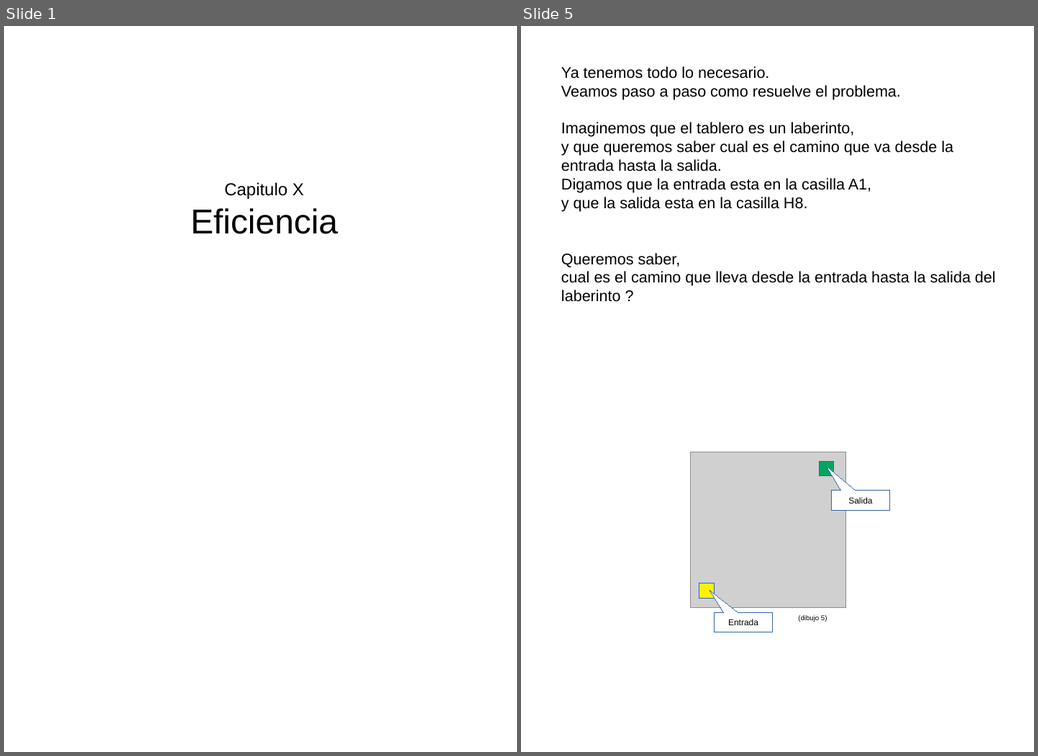
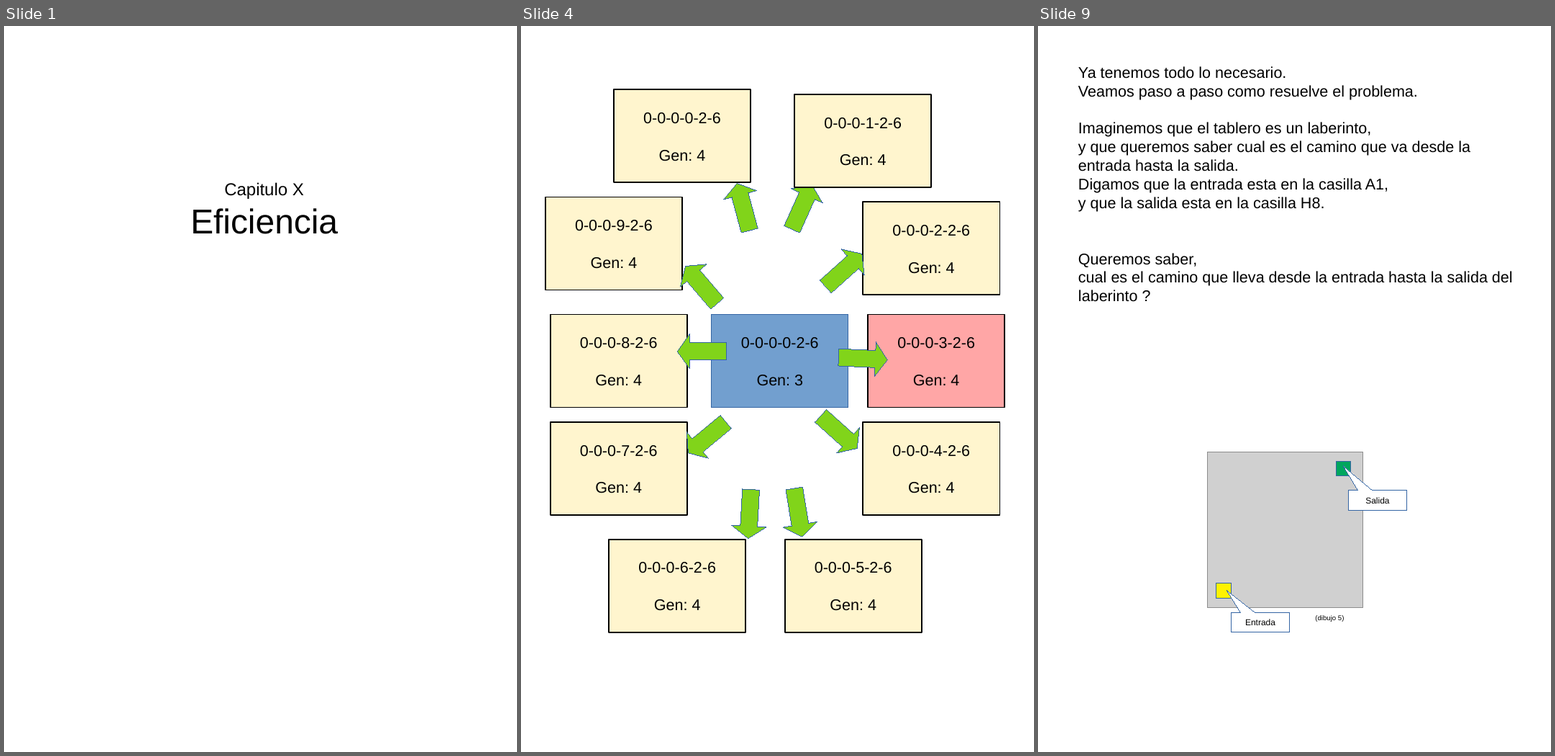
Before and after one commit to fabhrius/La-Cosa, a slide deck: capitulos/Otros ejemplos de resolucion de problemas/combinacion eficiencia.odp. Shown side by side, each under a label of ours: slides 1 and 5 before the commit, slides 1, 4 and 9 after it; the slides between them are not shown. The pictures are 1038x756 and 1555x756 pixels, drawn with LibreOffice and Linux fonts; fonts in the diff are those of the drawing; grey boxes stand for pictures. Boxes give left, top, right and bottom in pixels: in the first picture for what was removed or moved away, otherwise in the second. Text is boxed around its words. In the diff, an @@ line names an element or a change of style, - is before the commit and + after.

```diff
--- a/capitulos/Otros ejemplos de resolucion de problemas/combinacion eficiencia.odp
+++ b/capitulos/Otros ejemplos de resolucion de problemas/combinacion eficiencia.odp
@@ slide 4 added at (x1=521, y1=26, x2=1034, y2=752), background #FFFFFF @@
@@ rectangle added at (x1=614, y1=89, x2=751, y2=182), fill #FFF5CE, outline #000000 1.5 pt, 18 pt, text #000000 @@
+0-0-0-0-2-6
+Gen: 4
@@ rectangle added at (x1=795, y1=94, x2=931, y2=187), fill #FFF5CE, outline #000000 1.5 pt, 18 pt, text #000000 @@
+0-0-0-1-2-6
+Gen: 4
@@ rectangle added at (x1=545, y1=197, x2=682, y2=290), fill #FFF5CE, outline #000000 1.5 pt, 18 pt, text #000000 @@
+0-0-0-9-2-6
+Gen: 4
@@ up arrow added at (x1=720, y1=179, x2=767, y2=235), fill #81D41A, outline #3465A4 0 pt @@
@@ up arrow added at (x1=777, y1=178, x2=828, y2=236), fill #81D41A, outline #3465A4 0 pt @@
@@ rectangle added at (x1=863, y1=202, x2=1000, y2=295), fill #FFF5CE, outline #000000 1.5 pt, 18 pt, text #000000 @@
+0-0-0-2-2-6
+Gen: 4
@@ up arrow added at (x1=815, y1=241, x2=874, y2=300), fill #81D41A, outline #3465A4 0 pt @@
@@ up arrow added at (x1=672, y1=255, x2=731, y2=314), fill #81D41A, outline #3465A4 0 pt @@
@@ rectangle added at (x1=551, y1=315, x2=687, y2=408), fill #FFF5CE, outline #000000 1.5 pt, 18 pt, text #000000 @@
+0-0-0-8-2-6
+Gen: 4
@@ rectangle added at (x1=712, y1=315, x2=848, y2=408), fill #729FCF, outline #3465A4 0 pt, 18 pt, text #000000 @@
+0-0-0-0-2-6
+Gen: 3
@@ rectangle added at (x1=868, y1=315, x2=1005, y2=408), fill #FFA6A6, outline #000000 1.5 pt, 18 pt, text #000000 @@
+0-0-0-3-2-6
+Gen: 4
@@ up arrow added at (x1=677, y1=333, x2=726, y2=368), fill #81D41A, outline #3465A4 0 pt @@
@@ up arrow added at (x1=838, y1=340, x2=889, y2=377), fill #81D41A, outline #3465A4 0 pt @@
@@ up arrow added at (x1=677, y1=408, x2=737, y2=466), fill #81D41A, outline #3465A4 0 pt @@
@@ up arrow added at (x1=810, y1=403, x2=869, y2=462), fill #81D41A, outline #3465A4 0 pt @@
@@ rectangle added at (x1=551, y1=422, x2=687, y2=515), fill #FFF5CE, outline #000000 1.5 pt, 18 pt, text #000000 @@
+0-0-0-7-2-6
+Gen: 4
@@ rectangle added at (x1=863, y1=422, x2=1000, y2=515), fill #FFF5CE, outline #000000 1.5 pt, 18 pt, text #000000 @@
+0-0-0-4-2-6
+Gen: 4
@@ up arrow added at (x1=731, y1=489, x2=768, y2=539), fill #81D41A, outline #3465A4 0 pt @@
@@ up arrow added at (x1=777, y1=485, x2=819, y2=539), fill #81D41A, outline #3465A4 0 pt @@
@@ rectangle added at (x1=609, y1=539, x2=746, y2=632), fill #FFF5CE, outline #000000 1.5 pt, 18 pt, text #000000 @@
+0-0-0-6-2-6
+Gen: 4
@@ rectangle added at (x1=785, y1=539, x2=921, y2=632), fill #FFF5CE, outline #000000 1.5 pt, 18 pt, text #000000 @@
+0-0-0-5-2-6
+Gen: 4
@@ what was slide 5 is now slide 9 @@
```
Also in this commit, not shown: 2 slides changed, 3 other slides added, 6 other files.
